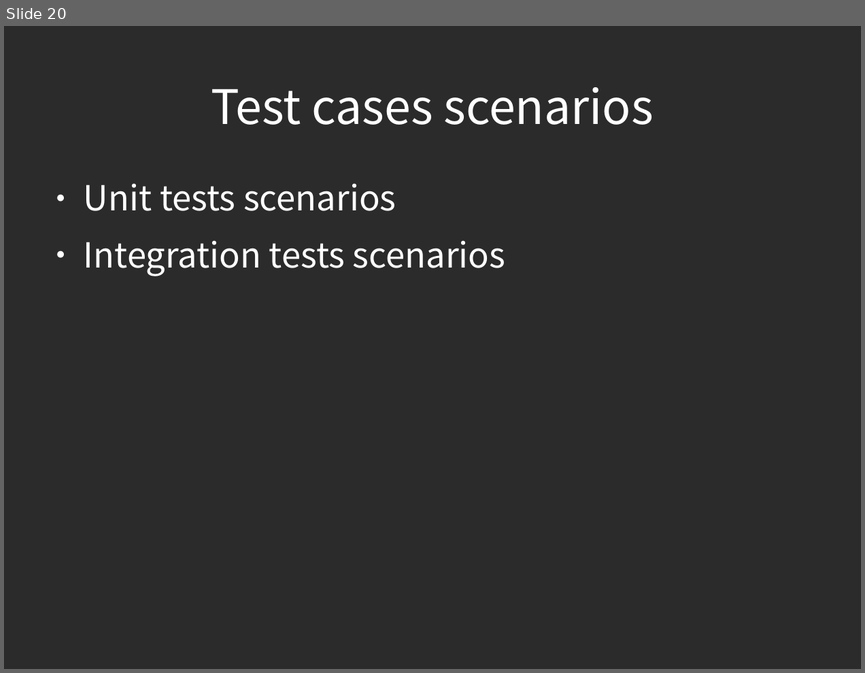
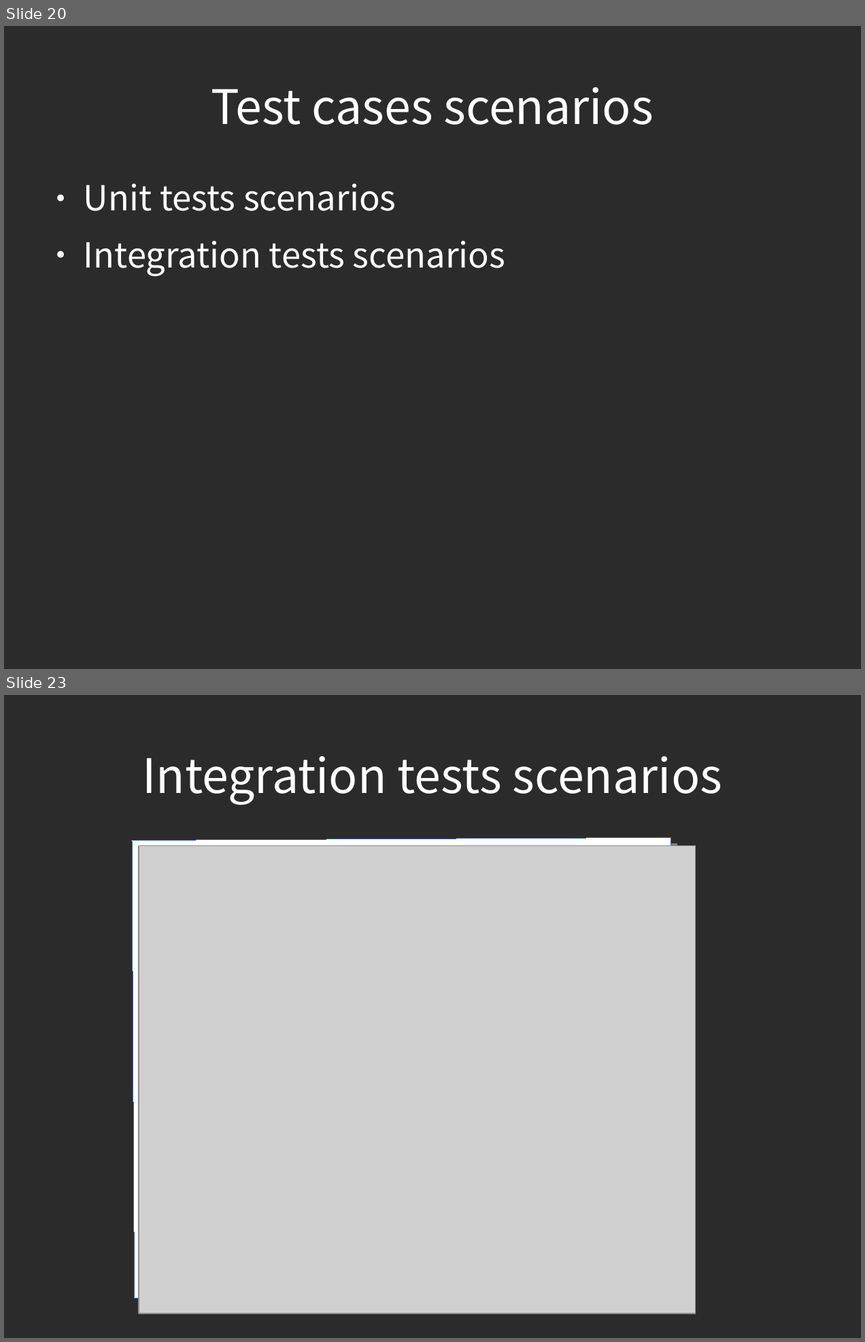
Before and after one commit to piotrek24061988/AutomaticTesting, a slide deck: module1/doc/AutomatedTesting.odp. Shown one above the other, each under a label of ours: slide 20 before the commit, slides 20 and 23 after it; the slides between them are not shown. The pictures are 865x673 and 865x1342 pixels, drawn with LibreOffice and Linux fonts; fonts in the diff are those of the drawing; grey boxes stand for pictures; background and template pictures are left out; a plain dark background stands for a picture behind light text. Boxes give left, top, right and bottom in pixels: in the first picture for what was removed or moved away, otherwise in the second. Text is boxed around its words. In the diff, an @@ line names an element or a change of style, - is before the commit and + after.

Commit message:
presentation update, scenarios, frameworks

```diff
--- a/module1/doc/AutomatedTesting.odp
+++ b/module1/doc/AutomatedTesting.odp
@@ slide 23 added at bbox=[4, 695, 861, 1338], background picture (left out) @@
@@ title added at bbox=[142, 756, 723, 804], 44 pt, text #FFFFFF @@
+Integration tests scenarios
@@ rectangle added at bbox=[132, 837, 673, 1297], fill #FFFFFF, outline #3465A4 0 pt @@
@@ picture added at bbox=[139, 845, 696, 1313] @@
```
Also in this commit, not shown: 7 slides changed, 5 other slides added.
